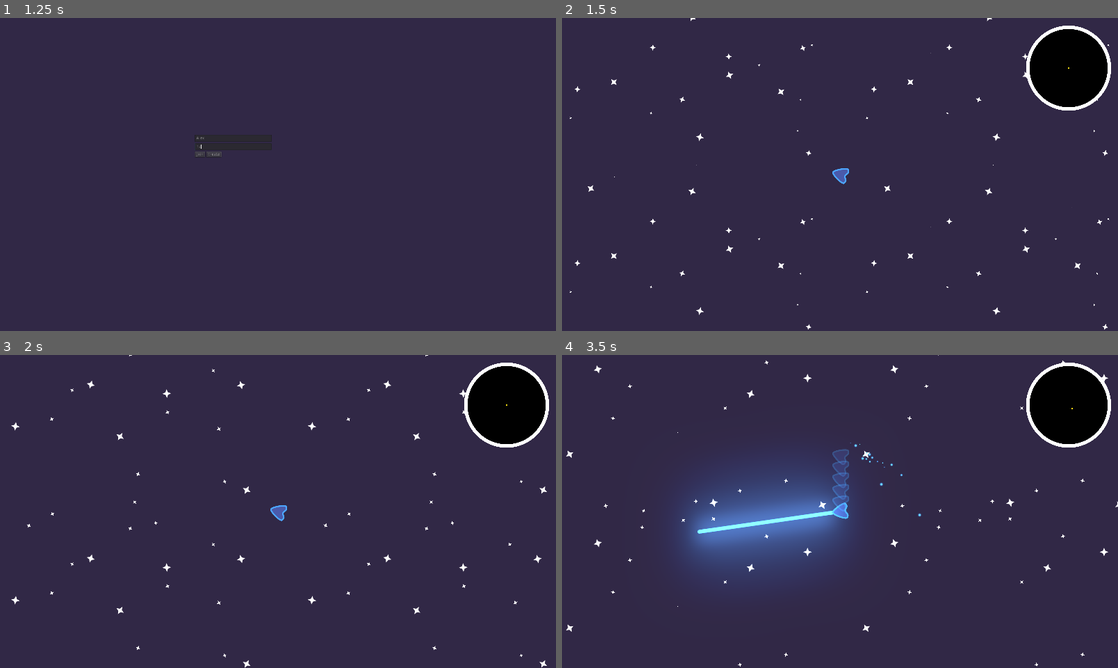
Above: before the commit, frames 1-4 (two rows, left to right).
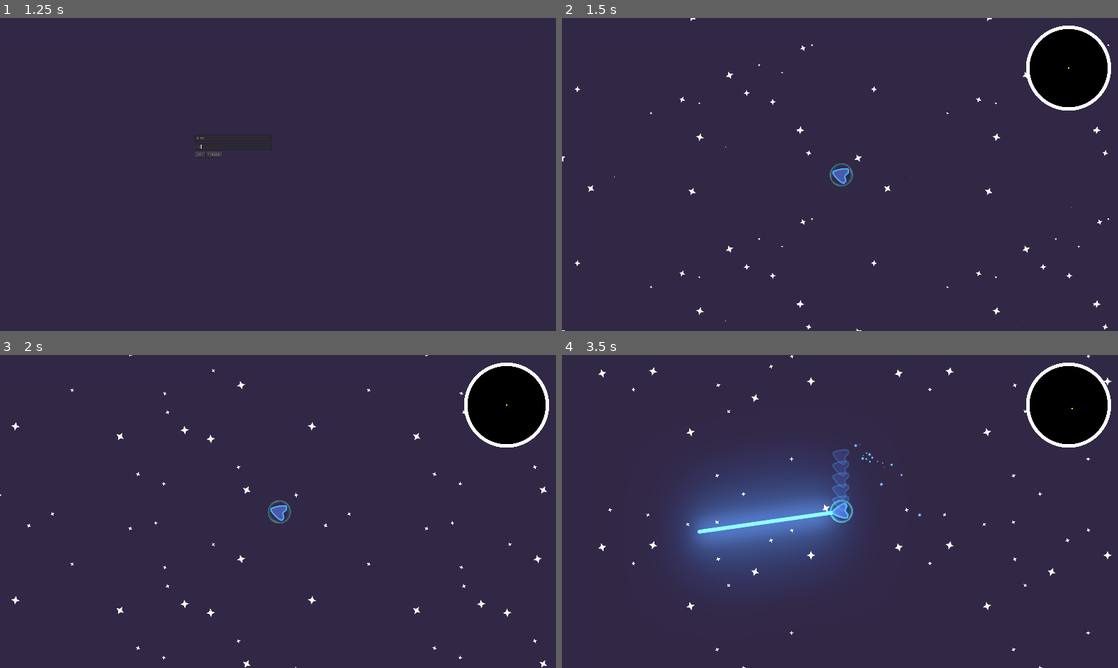
Above: after the commit, the same moments.

Repository: PIWEEK/spacehunters
Game: Godot game, scene res://Menu.tscn
Two runs of this game, one before a commit and one after it. Both use one fixed random seed, a clock stepped at 60 frames per second and the inputs below.
Inputs (mouse positions are in pixels of both pictures, inside the frame that each line leads up to):
- Up to frame 1 (1.25 s): click (233, 136) at 0.52 s; type "Alex" at 0.6 s; click (233, 146) at 0.75 s; type "12" at 0.83 s
- Up to frame 2 (1.5 s): click "Create" at 1.25 s
- Up to frame 3 (2 s): no input
- Up to frame 4 (3.5 s): move the mouse to (962, 495) at 2.02 s; hold Right (ui_right) 2.03-2.78 s; hold Space (charge) 2.03-2.78 s; move the mouse to (728, 527) at 2.77 s; hold Down (ui_down) from 2.78 s (still down); right-click (728, 527) at 2.85 s

Frame 1 is identical in both runs. In frame 2, 0.4% of the frame differs, in the area x 0-97%, y 8-100%; in frame 3, 0.4%; in frame 4, 1.0%, in the area x 0-100%, y 0-100%.

Commit message:
Add shield

Diff:
--- a/PlayerShip.tscn
+++ b/PlayerShip.tscn
@@ -1,9 +1,10 @@
-[gd_scene load_steps=10 format=2]
+[gd_scene load_steps=14 format=2]
 
 [ext_resource path="res://PlayerShip.gd" type="Script" id=1]
 [ext_resource path="res://Assets/topdown-player.svg" type="Texture" id=2]
 [ext_resource path="res://LaserBeam/LaserBeam.tscn" type="PackedScene" id=3]
 [ext_resource path="res://Assets/cloud1.png" type="Texture" id=4]
+[ext_resource path="res://Assets/ShieldEnergy.png" type="Texture" id=5]
 
 [sub_resource type="CapsuleShape2D" id=1]
 radius = 34.0609
@@ -32,6 +33,22 @@
 offsets = PoolRealArray( 0, 0, 0.152, 0.768 )
 colors = PoolColorArray( 1, 1, 1, 0, 1, 1, 1, 0, 0.235294, 0.717647, 0.905882, 1, 0.866667, 0.890196, 0.176471, 1 )
 
+[sub_resource type="Curve" id=7]
+_data = [ Vector2( 0.0454545, 0 ), 0.0, 0.0, 0, 0, Vector2( 0.10101, 1 ), 0.0, 0.0, 0, 0, Vector2( 1, 1 ), 0.0, 0.0, 0, 0 ]
+
+[sub_resource type="CurveTexture" id=8]
+curve = SubResource( 7 )
+
+[sub_resource type="ParticlesMaterial" id=6]
+flag_disable_z = true
+gravity = Vector3( 0, 0, 0 )
+angular_velocity = 300.0
+angular_velocity_random = 1.0
+orbit_velocity = 0.0
+orbit_velocity_random = 0.0
+scale = 0.17
+scale_curve = SubResource( 8 )
+
 [node name="PlayerShip" type="KinematicBody2D"]
 position = Vector2( 188.09, 295.571 )
 script = ExtResource( 1 )
@@ -46,6 +63,7 @@
 texture = ExtResource( 2 )
 
 [node name="CollisionShape2D" type="CollisionShape2D" parent="."]
+visible = false
 position = Vector2( -4.75655, -0.237823 )
 shape = SubResource( 1 )
 
@@ -86,4 +104,13 @@
 [node name="ShipTrail" type="Timer" parent="."]
 wait_time = 0.1
 autostart = true
+
+[node name="Particles2D" type="Particles2D" parent="."]
+position = Vector2( -5, 0 )
+amount = 5
+lifetime = 10.0
+preprocess = 1.0
+randomness = 1.0
+process_material = SubResource( 6 )
+texture = ExtResource( 5 )
 [connection signal="timeout" from="ShipTrail" to="." method="_on_ShipTrail_timeout"]
Binary file added: Assets/ShieldEnergy.png
Not shown, added: Assets/ShieldEnergy.png.import
